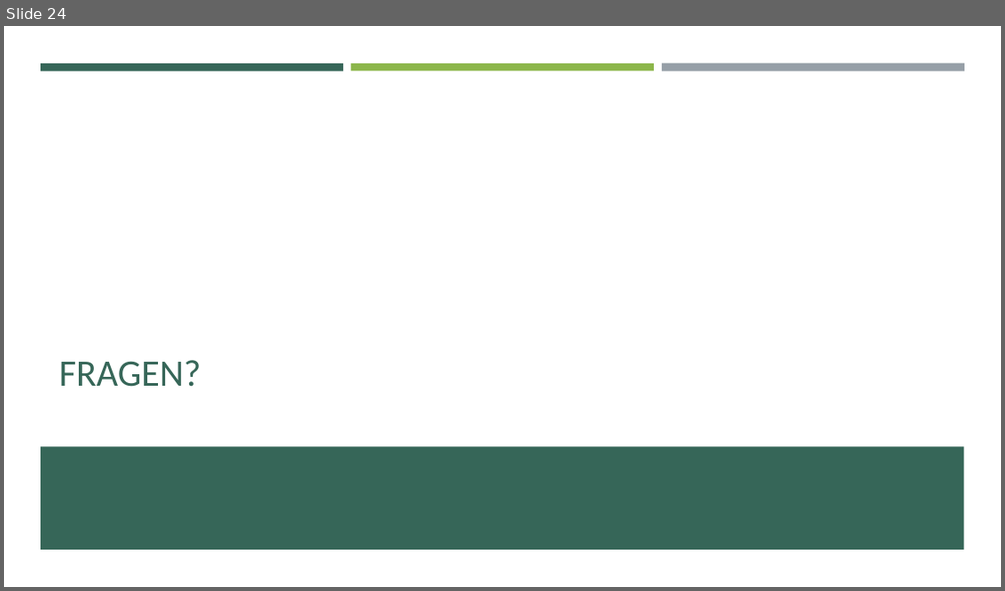
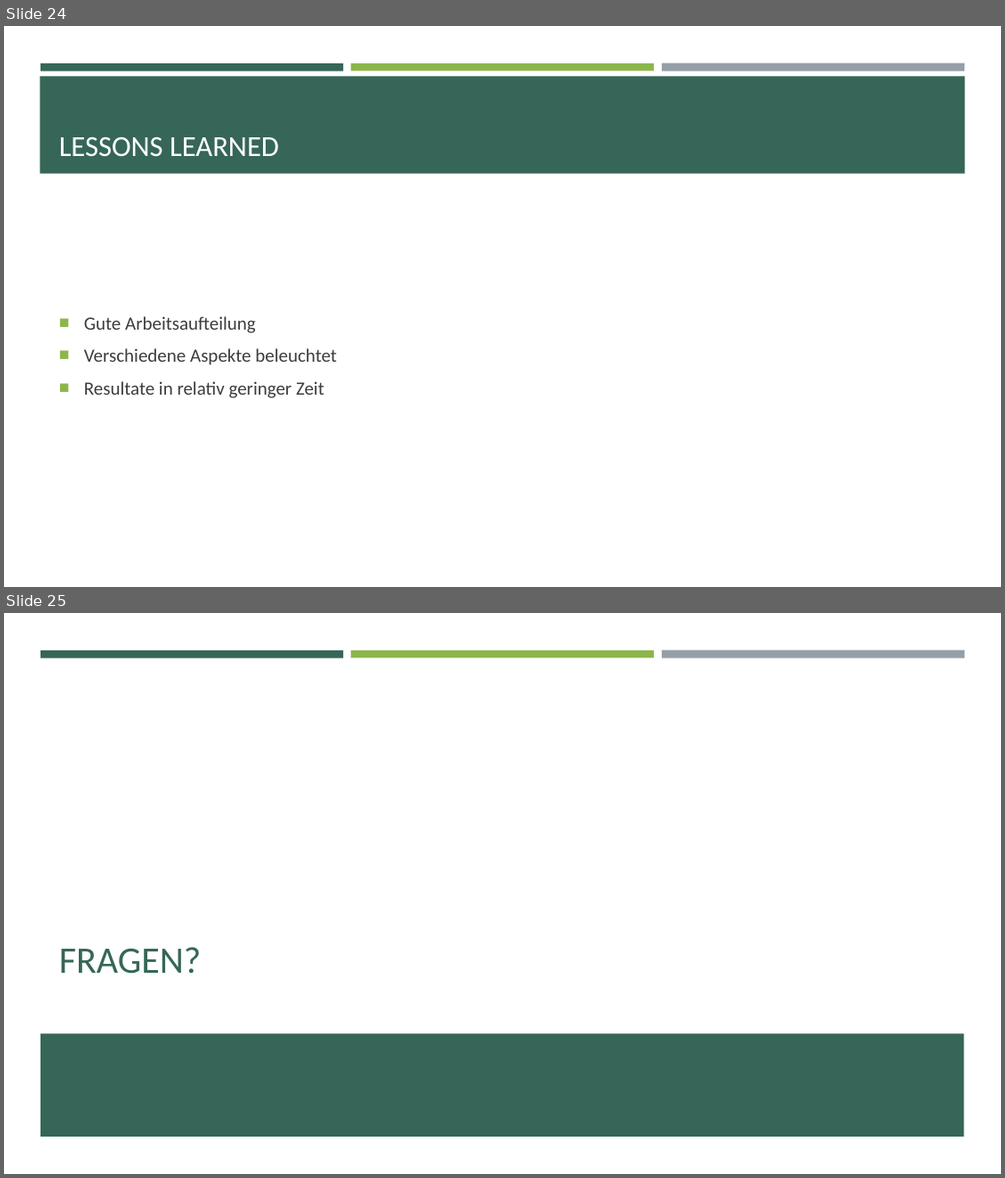
Before and after one commit to moera1/ch.bfh.bti7081.s2020.green, a slide deck: doc/task01/presentation_design_thinking.pptx. Shown one above the other, each under a label of ours: slide 24 before the commit, slides 24 and 25 after it. The pictures are 1005x591 and 1005x1178 pixels, drawn with LibreOffice and Linux fonts; fonts in the diff are those of the drawing. Boxes give left, top, right and bottom in pixels: in the first picture for what was removed or moved away, otherwise in the second. Text is boxed around its words. In the diff, an @@ line names an element or a change of style, - is before the commit and + after.

```diff
--- a/doc/task01/presentation_design_thinking.pptx
+++ b/doc/task01/presentation_design_thinking.pptx
@@ slide 24 added at (x1=4, y1=26, x2=1001, y2=587), background #FFFFFF; not listed: 3 template elements that a slide beside it also shows @@
@@ rectangle added at (x1=40, y1=76, x2=965, y2=174), fill #366658 @@
@@ title added at (x1=59, y1=137, x2=279, y2=156), 28 pt, text #FFFFFF @@
+LESSONS LEARNED
@@ text added at (x1=84, y1=316, x2=337, y2=398), 18 pt, text #3D3D3D @@
+■ Gute Arbeitsaufteilung
+■ Verschiedene Aspekte beleuchtet
+■ Resultate in relativ geringer Zeit
@@ what was slide 24 is now slide 25 @@
```
Also in this commit, not shown: 3 slides changed, 1 other file.
